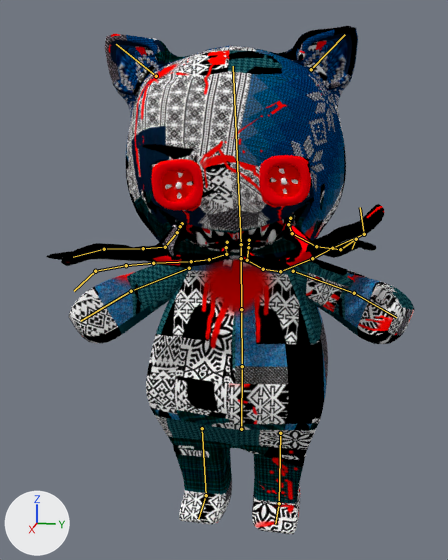
One commit to the Blender file Assets/Arte/Personajes/MiniLotan/marionetaLotan.blend: the scene before it, then after it.
Camera for both pictures: a 50 mm camera at (5.84, 0.98, 4.05) aimed at (0.47, -0.09, 2.71). The axes (+X, +Y, +Z) are drawn at lower left. The lights are the same throughout. Both versions are drawn at frame 434 of the action 'Armature.002'; the numbers are the values there. The bones that bend it are drawn over the model as lines.

In view in the first picture: 'EnemigoMiniLotan'.
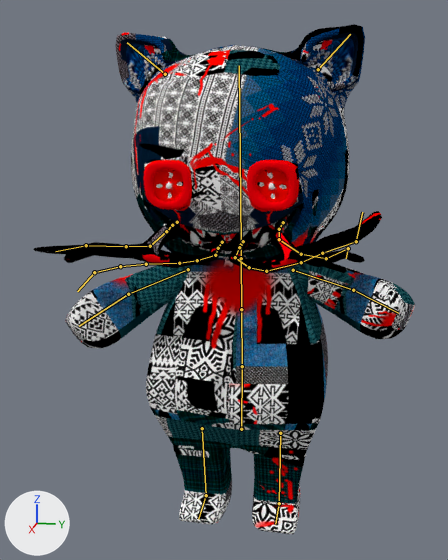
What differs and where, as boxes (x1, y1, x2, y2) in the pictures (448 x 560 px):
'EnemigoMiniLotan', posed: before (46, 26, 414, 534); after (33, 24, 415, 534)
bone 'cabeza', root to tip: before (241, 244) to (233, 66); after (241, 244) to (239, 65)
bone 'L.lengua00', root to tip: before (249, 240) to (248, 247); after (243, 241) to (239, 247)
bone 'L.lengua11', root to tip: before (248, 247) to (247, 260); after (239, 247) to (235, 257)
bone 'L.lengua44', root to tip: before (280, 271) to (312, 258); after (266, 271) to (301, 262)
bone 'L.lengua66', root to tip: before (332, 248) to (364, 234); after (322, 253) to (356, 241)
bone 'R.lengua22', root to tip: before (226, 254) to (209, 259); after (215, 255) to (197, 260)

The change in detail:
Bone 'torzoalto' (bone_torzoalto) turns from (0, 0, 0) to (0, 5, 0) degrees about its own x, y and z.
Bone 'cabeza' (bone_cabeza) turns from (-2, 9, 2) to (-1, -4, 0) degrees about its own x, y and z.
Bone 'L.lengua00' (bone_l_lengua00) turns from (0, 1, -9) to (0, 0, -1) degrees about its own x, y and z.
Bone 'L.lengua11' (bone_l_lengua11) turns from (-2, 0, -13) to (-1, 0, -8) degrees about its own x, y and z.
Bone 'L.lengua44' (bone_l_lengua44) turns from (-5, 4, 30) to (-4, 2, 19) degrees about its own x, y and z.
Bone 'L.lengua66' (bone_l_lengua66) moves from (0.0, 0.0, 0.0) to (0.0, -0.04, 0.0).
Bone 'L.lengua66' (bone_l_lengua66) turns from (4, -4, 16) to (4, -4, 19) degrees about its own x, y and z.
Bone 'R.lengua22' (bone_r_lengua22) turns from (3, -7, 9) to (2, -4, 6) degrees about its own x, y and z.
